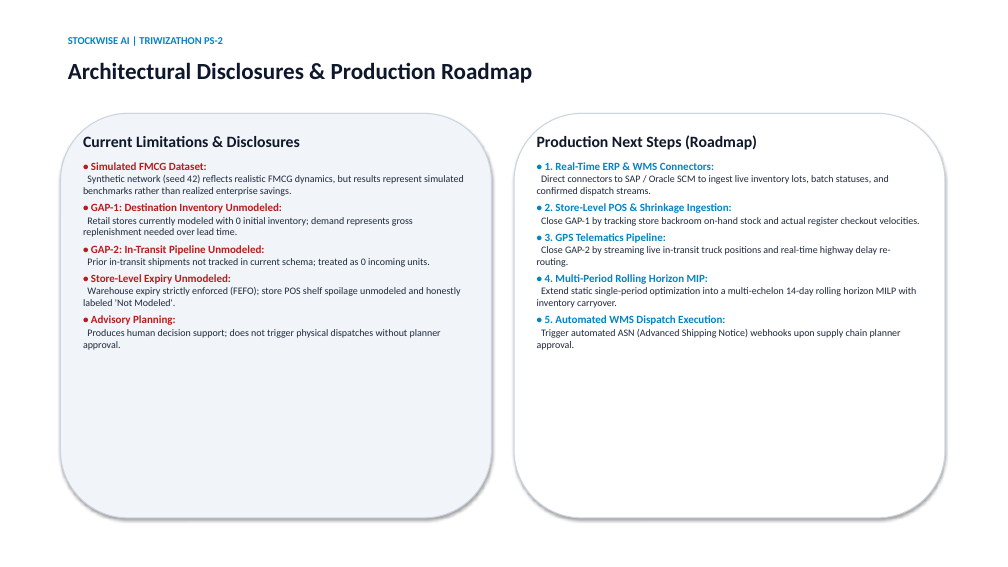
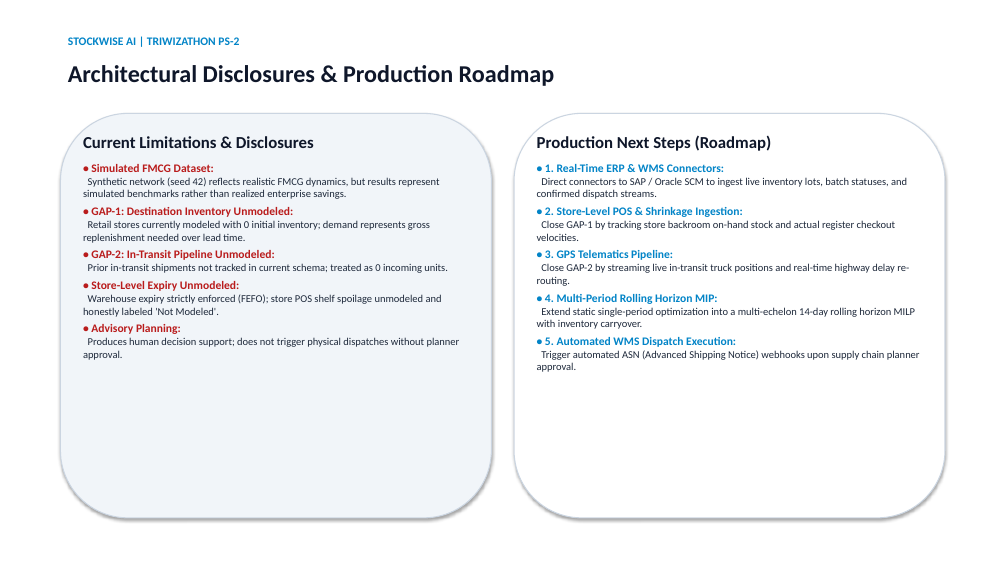
Before and after one commit to LSTAKI/ruk-pr, a slide deck: slide 10 of docs/StockWise_AI_Hackathon_Presentation.pptx. Drawn at 1008x567 pixels with LibreOffice and Linux fonts; fonts in the diff are those of the drawing. Boxes give left, top, right and bottom in pixels: in the first picture for what was removed or moved away, otherwise in the second. Text is boxed around its words. In the diff, an @@ line names an element or a change of style, - is before the commit and + after.

```diff
--- a/docs/StockWise_AI_Hackathon_Presentation.pptx
+++ b/docs/StockWise_AI_Hackathon_Presentation.pptx
@@ text "STOCKWISE AI | TRIWIZATHON PS-2" at <box>68,37,239,45</box>: size 10 to 11 pt @@
@@ text "Architectural Disclosures & Production Roadmap" at <box>68,65,555,86</box>: size 22 to 23 pt @@
@@ text "Current Limitations & Disclosures" at <box>83,136,460,360</box>: size 15 to 16 pt in "Current Limitations & Disclosures"; size 10.5 to 11 pt in "• Simulated FMCG Dataset:", "• GAP-1: Destination Inventory Unmodeled:", "• GAP-2: In-Transit Pipeline Unmodeled:", "• Store-Level Expiry Unmodeled:" and 1 more places; size 9.5 to 10 pt in "Synthetic network (seed 42) reflects realistic FMCG ...", "Retail stores currently modeled with 0 initial ...", "Prior in-transit shipments not tracked in current ...", "Warehouse expiry strictly enforced (FEFO); store POS ..." and 1 more places @@
@@ text "Production Next Steps (Roadmap)" at <box>537,135,920,372</box>: size 15 to 16 pt in "Production Next Steps (Roadmap)"; size 10.5 to 11 pt in "• 1. Real-Time ERP & WMS Connectors:", "• 2. Store-Level POS & Shrinkage Ingestion:", "• 3. GPS Telematics Pipeline:", "• 4. Multi-Period Rolling Horizon MIP:" and 1 more places; size 9.5 to 10 pt in "Direct connectors to SAP / Oracle SCM ...", "Close GAP-1 by tracking store backroom on-hand ...", "Close GAP-2 by streaming live in-transit truck ...", "Extend static single-period optimization into a multi-echelo ..." and 1 more places @@
```
Also in this commit, not shown: 9 other slides changed, 4 other files.
